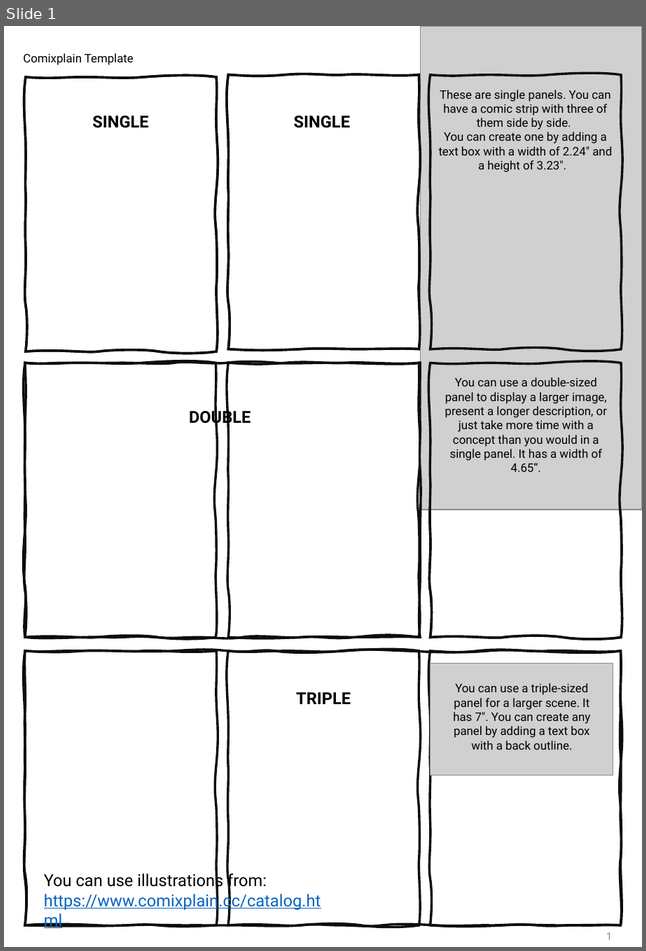
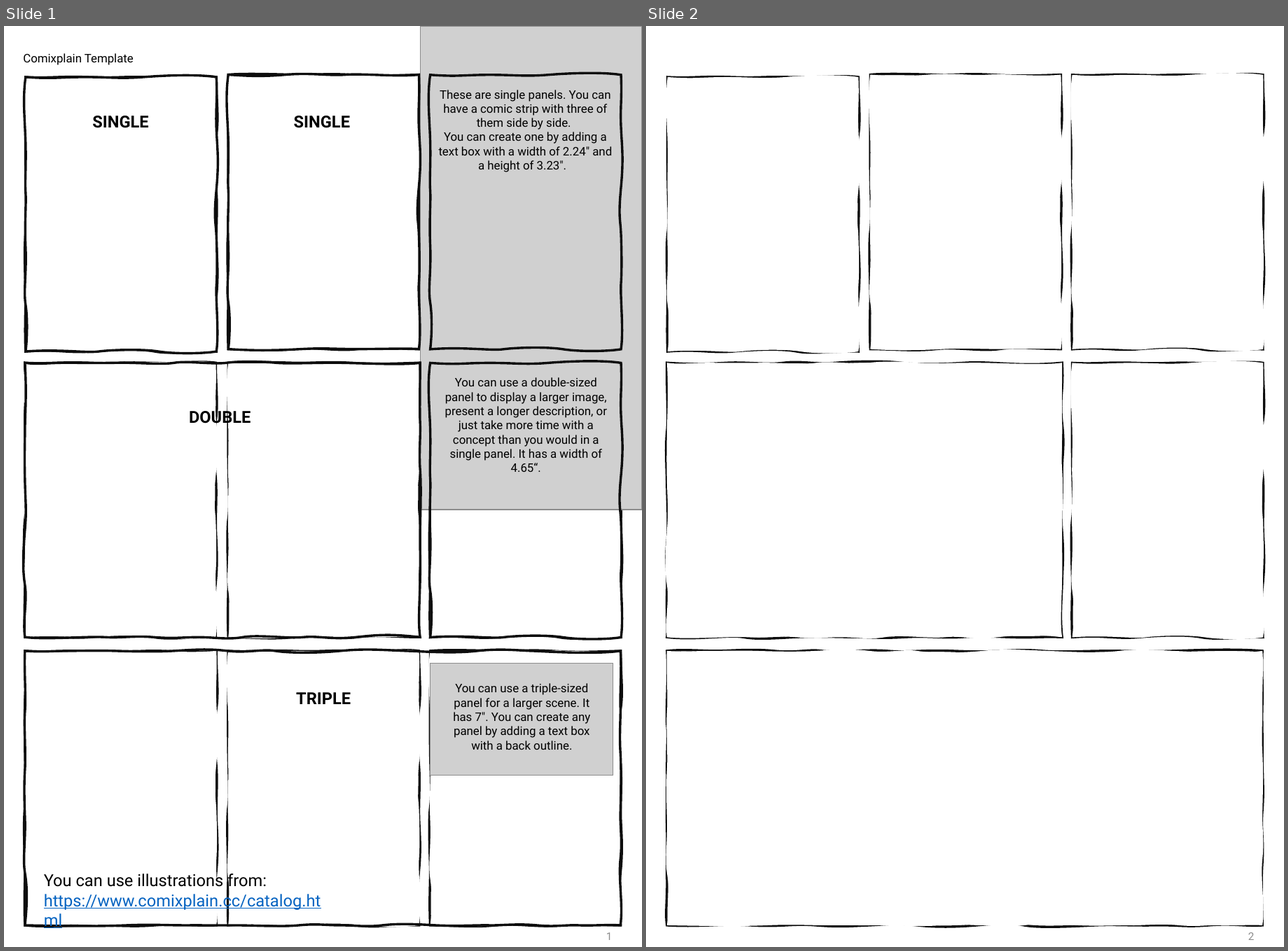
Before and after one commit to fhstp/comixplain, a slide deck: Comixplain_Assets/Comixplain Template.pptx. Shown side by side, each under a label of ours: slide 1 before the commit, slides 1 and 2 after it. The pictures are 646x951 and 1288x951 pixels, drawn with LibreOffice and Linux fonts; fonts in the diff are those of the drawing; grey boxes stand for pictures; background and template pictures are left out. Boxes give left, top, right and bottom in pixels: in the first picture for what was removed or moved away, otherwise in the second. Text is boxed around its words. In the diff, an @@ line names an element or a change of style, - is before the commit and + after.

```diff
--- a/Comixplain_Assets/Comixplain Template.pptx
+++ b/Comixplain_Assets/Comixplain Template.pptx
@@ slide 2 added at bbox=[646, 26, 1284, 947], background picture (left out) @@
@@ freeform shape added at bbox=[667, 77, 857, 352], fill #FFFFFF, outline #0D0D0D 2 pt @@
@@ freeform shape added at bbox=[871, 74, 1061, 349], fill #FFFFFF, outline #0D0D0D 2 pt @@
@@ freeform shape added at bbox=[1072, 74, 1263, 349], fill #FFFFFF, outline #0D0D0D 2 pt @@
@@ freeform shape added at bbox=[667, 363, 1062, 637], fill #FFFFFF, outline #0D0D0D 2 pt @@
@@ freeform shape added at bbox=[1072, 363, 1263, 637], fill #FFFFFF, outline #0D0D0D 2 pt @@
@@ freeform shape added at bbox=[667, 651, 1263, 925], fill #FFFFFF, outline #0D0D0D 2 pt @@
@@ page number added at bbox=[1248, 932, 1254, 940], 9 pt, text #8C8C8C @@
+2
@@ slide 1 changed as well @@
@@ outline redrawn in 8 elements at bbox=[229, 74, 419, 349], bbox=[25, 363, 215, 637], bbox=[430, 363, 621, 637], bbox=[25, 651, 217, 925], bbox=[25, 77, 215, 352], bbox=[229, 363, 419, 637], bbox=[229, 651, 419, 925], bbox=[430, 651, 621, 925] @@
```
Also in this commit, not shown: 2 other slides added.
